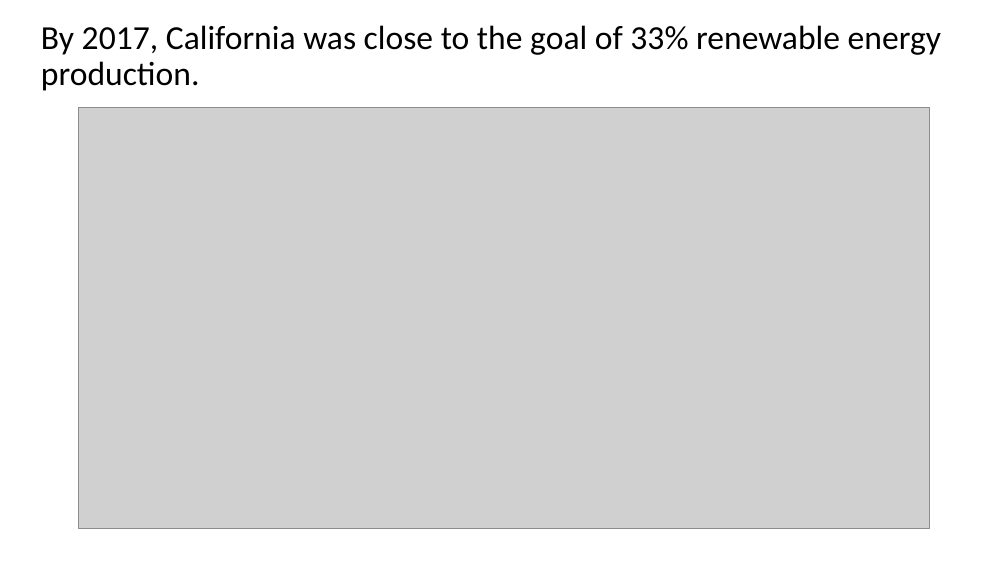
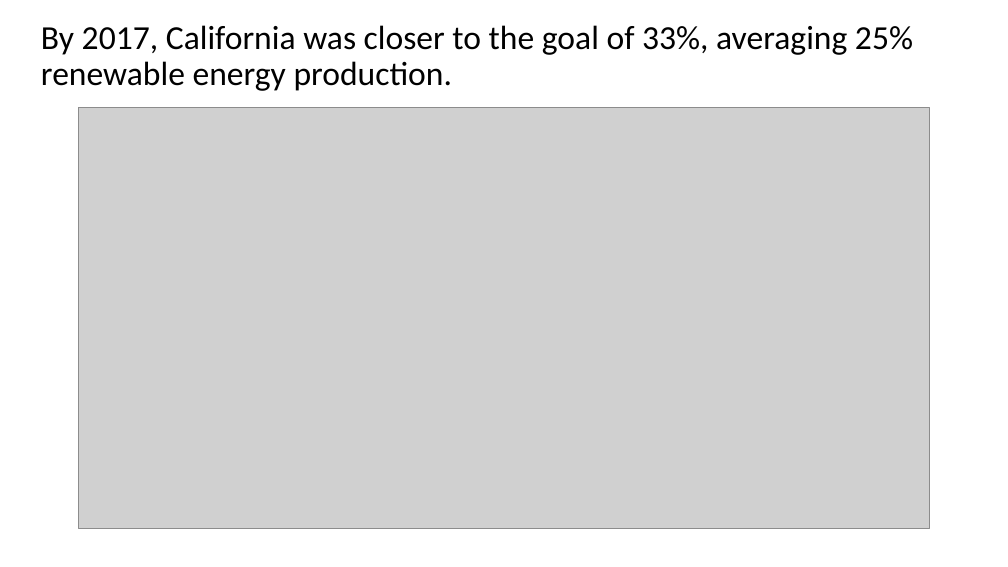
Before and after one commit to scottinsactown/California-Renewable-Energy--data-analysis, a slide deck: slide 10 of Renewable Energy Production in California.pptx. Drawn at 1008x567 pixels with LibreOffice and Linux fonts; fonts in the diff are those of the drawing; grey boxes stand for pictures. Boxes give left, top, right and bottom in pixels: in the first picture for what was removed or moved away, otherwise in the second. Text is boxed around its words. In the diff, an @@ line names an element or a change of style, - is before the commit and + after.

```diff
--- a/Renewable Energy Production in California.pptx
+++ b/Renewable Energy Production in California.pptx
@@ title at bbox=[41, 25, 913, 91]: text changed @@
-By 2017, California was close to the goal of 33% renewable energy production.
+By 2017, California was closer to the goal of 33%, averaging 25% renewable energy production.
```
Also in this commit, not shown: 1 other slide changed, 2 other files.
